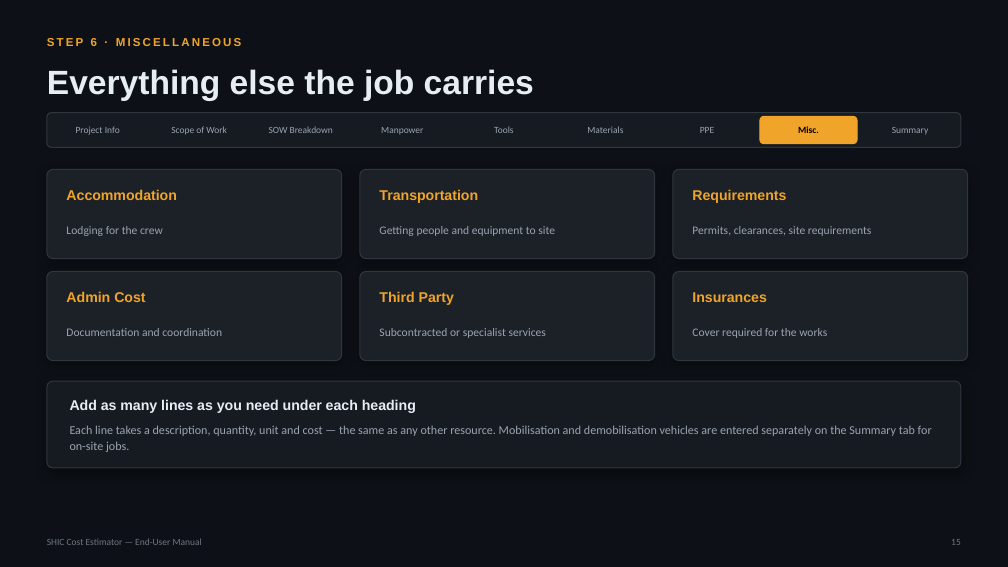
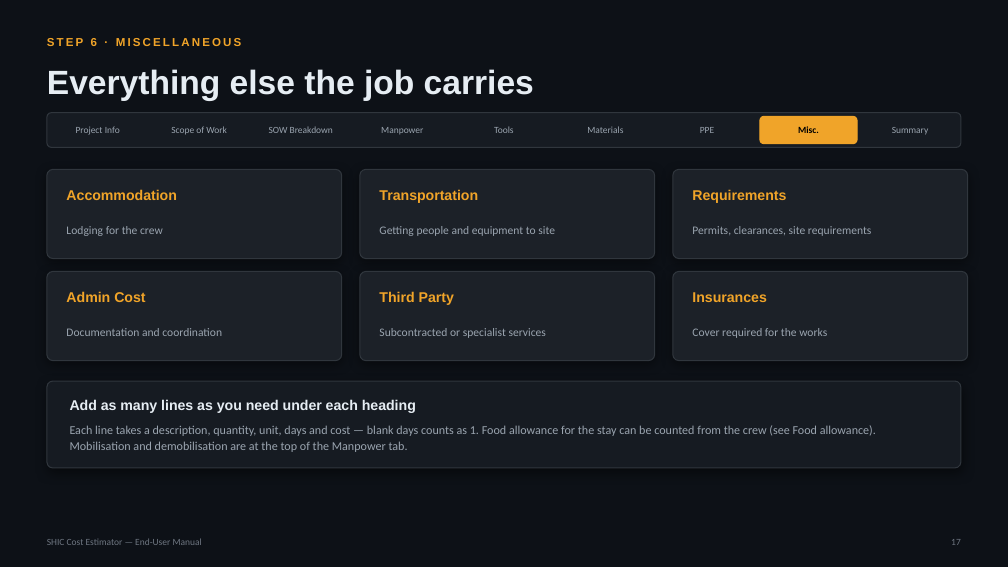
Before and after one commit to SYNERCORE/CostEstimation, a slide deck: slide 17 of docs/SHIC-Cost-Estimator-User-Manual.pptx (slide 15 before the commit). Drawn at 1008x567 pixels with LibreOffice and Linux fonts; fonts in the diff are those of the drawing. Boxes give left, top, right and bottom in pixels: in the first picture for what was removed or moved away, otherwise in the second. Text is boxed around its words. In the diff, an @@ line names an element or a change of style, - is before the commit and + after.

```diff
--- a/docs/SHIC-Cost-Estimator-User-Manual.pptx
+++ b/docs/SHIC-Cost-Estimator-User-Manual.pptx
@@ text at bbox=[70, 425, 876, 452]: text changed @@
-Each line takes a description, quantity, unit and cost — the same as any other resource. Mobilisation and demobilisation vehicles are entered separately on the Summary tab for on-site jobs.
+Each line takes a description, quantity, unit, days and cost — blank days counts as 1. Food allowance for the stay can be counted from the crew (see Food allowance). Mobilisation and demobilisation are at the top of the Manpower tab.
```
Also in this commit, not shown: 17 other slides changed, 2 slides added.
